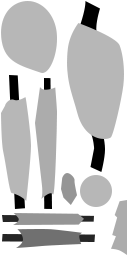
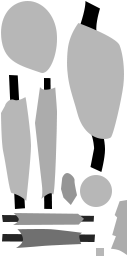
Layers edited between the first and the second (128, 256) image:
added layer "Rectangle 1" above "Ellipse 2" over 96, 248, 104, 256
